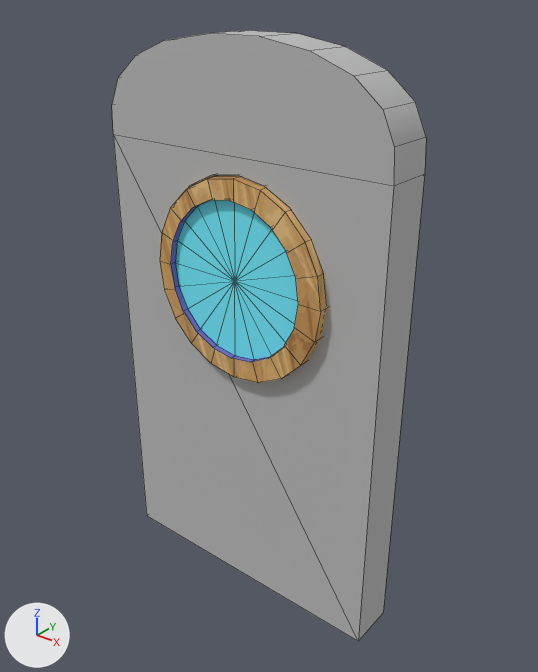
The OBJ model ProyectoFinal/ProyectoFinal/Models/Cuarto/Puerta.obj: old version first, new version second.
The view is the same before and after, from a 50 mm lens placed at (0.035, 0.524, 0.376), pointed at (-0.205, 0.825, 0.19). Arrows for +X, +Y and +Z are at lower left; the lights stay in place. Mesh edges are drawn as thin lines. Where no turn or scale is listed for an object, it has been applied to the vertices.

In view in the first picture: 'Puerta'.
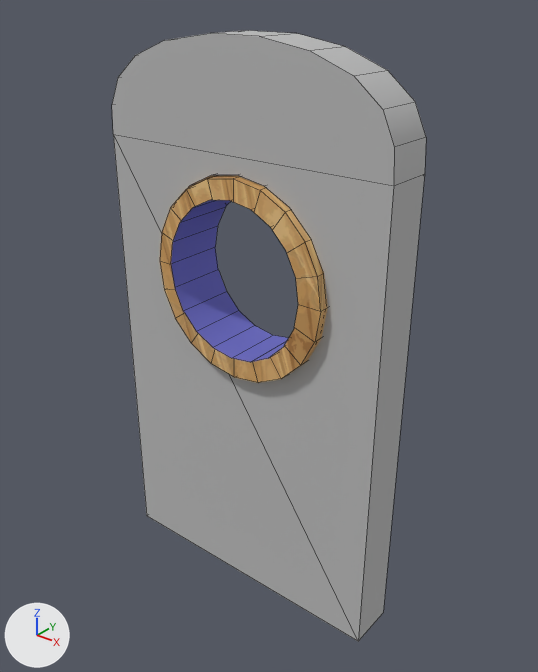
Changed parts and their boxes (x1, y1, x2, y2) in the pictures (538 x 672 px):
part 1 of me_puerta, deleted (cyan): before (175, 200, 298, 360)

The change, as a list of edits to the scene's bpy script:
```text
Change me_puerta:
    where me_puerta.from_pydata(...)  # 234 vertices, 180 faces; spans x -0.302..-0.121, y 0.799..0.839, z 0.023..0.351
    used by ob_puerta; location = (0.0, 0.0, 0.0)
    remove me_puerta.materials.append(mat_phong15sg)  # picture img_mm_0_435065_1_azul_png
    me_puerta part 1: the loose piece of 42 vertices spanning x -0.256..-0.166, y 0.803..0.834, z 0.184..0.273 is deleted
```
